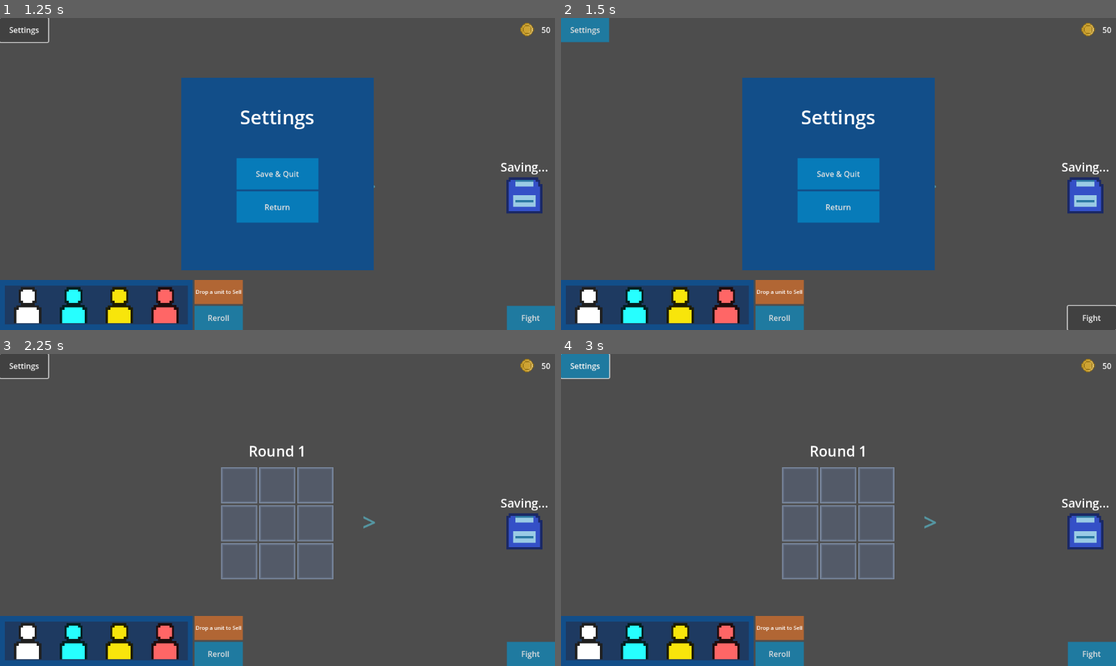
Above: before the commit, frames 1-4 (two rows, left to right).
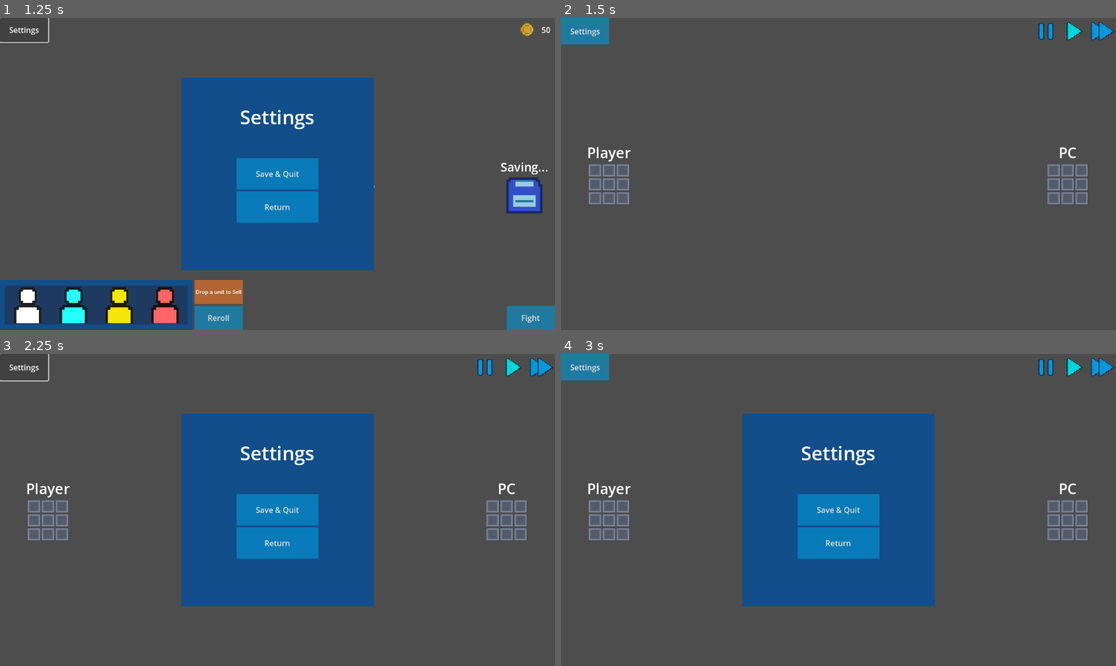
Above: after the commit, the same moments.

Repository: FontysRyan/PizzaProject1St2
Game: Godot game, scene res://Scenes/Buildscreen.tscn
Same seed, same stepped clock (60 frames per second), same inputs: the game is played once before the commit and once after it. This scene is started directly instead of the project's main scene.
Inputs (mouse positions are in pixels of both pictures, inside the frame that each line leads up to):
- Up to frame 1 (1.25 s): click "Settings" at 0.5 s
- Up to frame 2 (1.5 s): click "Fight" at 1.25 s
- Up to frame 3 (2.25 s): click "Settings" at 2 s
- Up to frame 4 (3 s): click (1071, 366) at 2.77 s

Frame 1 is identical in both runs. In frame 2, 31% of the frame differs, in the area x 0-100%, y 1-100%; in frame 3, 32%; in frame 4, 32%, in the area x 0-100%, y 0-100%.

Commit message:
Add fight button logic to BuildScreen UI
Introduced a new fight button logic to the BuildScreen UI, including its script to handle scene transitions to the combat screen. This enables users to initiate combat directly from the build interface.

Diff:
--- a/Assets/UI/BuildScreen (UI).tscn
+++ b/Assets/UI/BuildScreen (UI).tscn
@@ -6,6 +6,7 @@
 [ext_resource type="Script" uid="uid://cnsm6ivlx8e4v" path="res://Assets/UI/Player_Build_manager.gd" id="3_hrd7a"]
 [ext_resource type="Script" uid="uid://41huljs83d6e" path="res://Assets/UI/Scripts/Draggable.gd" id="3_k2x8r"]
 [ext_resource type="Texture2D" uid="uid://boq8n1qyyrldk" path="res://Assets/Sprites/UI related sprites/puixel-icons/icons/flat/user-person.png" id="5_33jvu"]
+[ext_resource type="Script" uid="uid://bxt5br8giet22" path="res://Assets/UI/fight_button.gd" id="7_eabrk"]
 
 [sub_resource type="StyleBoxFlat" id="StyleBoxFlat_gperi"]
 bg_color = Color(0.07058824, 0.30588236, 0.5372549, 1)
@@ -442,3 +443,4 @@
 size_flags_vertical = 8
 theme_override_styles/normal = SubResource("StyleBoxFlat_k2x8r")
 text = "Fight"
+script = ExtResource("7_eabrk")
--- /dev/null
+++ b/Assets/UI/fight_button.gd
@@ -0,0 +1,9 @@
+extends Button
+@export var next_scene: String = "res://Assets/UI/BattleScreen (UI).tscn"
+
+func _ready():
+	pressed.connect(_on_pressed)
+
+func _on_pressed():
+	print("⚔️ Switching to combat scene...")
+	get_tree().change_scene_to_file(next_scene)
Not shown: 1 places in Assets/UI/BuildScreen (UI).tscn that only renumber resources
Not shown, added: Assets/UI/fight_button.gd.uid
